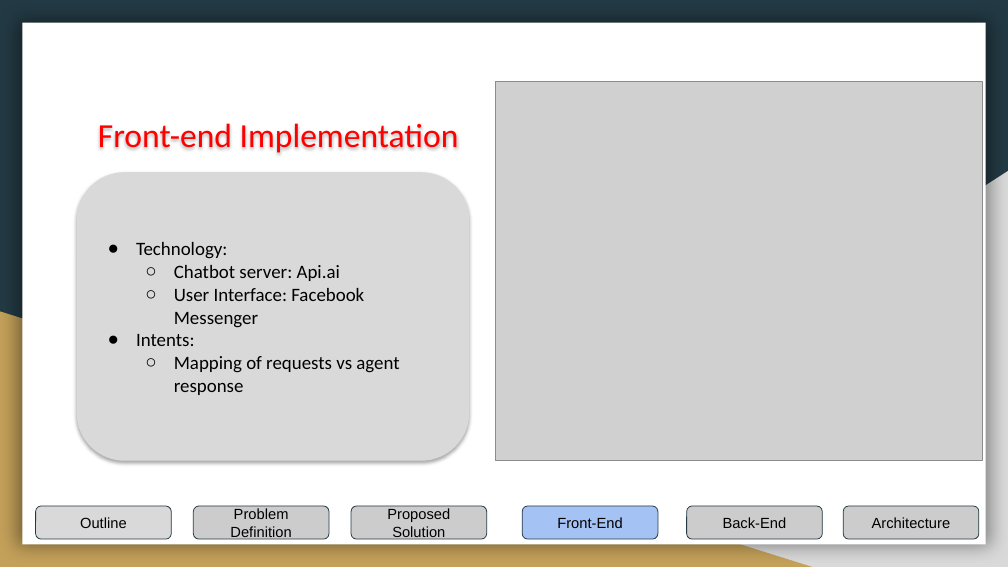
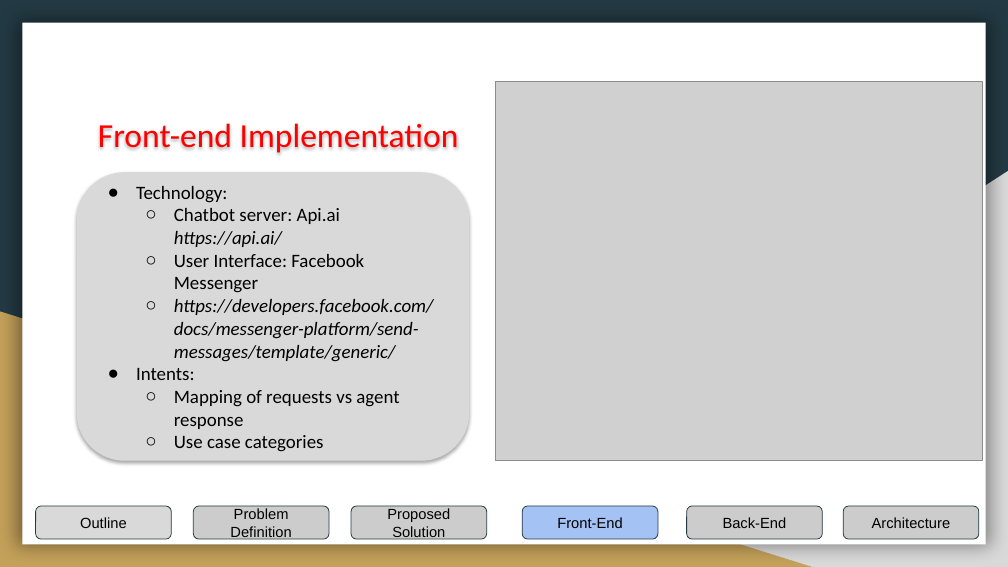
Before and after one commit to rohitjose/Chatbot, a slide deck: slide 5 of comp9323-presentation.pptx. Drawn at 1008x567 pixels with LibreOffice and Linux fonts; fonts in the diff are those of the drawing; grey boxes stand for pictures. Boxes give left, top, right and bottom in pixels: in the first picture for what was removed or moved away, otherwise in the second. Text is boxed around its words. In the diff, an @@ line names an element or a change of style, - is before the commit and + after.

Commit message:
presentation updated

```diff
--- a/comp9323-presentation.pptx
+++ b/comp9323-presentation.pptx
@@ text in rounded rectangle at [174, 208, 340, 247]: text changed @@
-  ○ Chatbot server: Api.ai
+  ○ Chatbot server: Api.ai https://api.ai/
@@ text in rounded rectangle at [174, 299, 434, 362]: paragraph added @@
+  ○ https://developers.facebook.com/docs/messenger-platform/send-messages/template/generic/
@@ text in rounded rectangle at [174, 435, 324, 452]: paragraph added @@
+  ○ Use case categories
```
Also in this commit, not shown: 2 other slides changed, 1 slide added.
